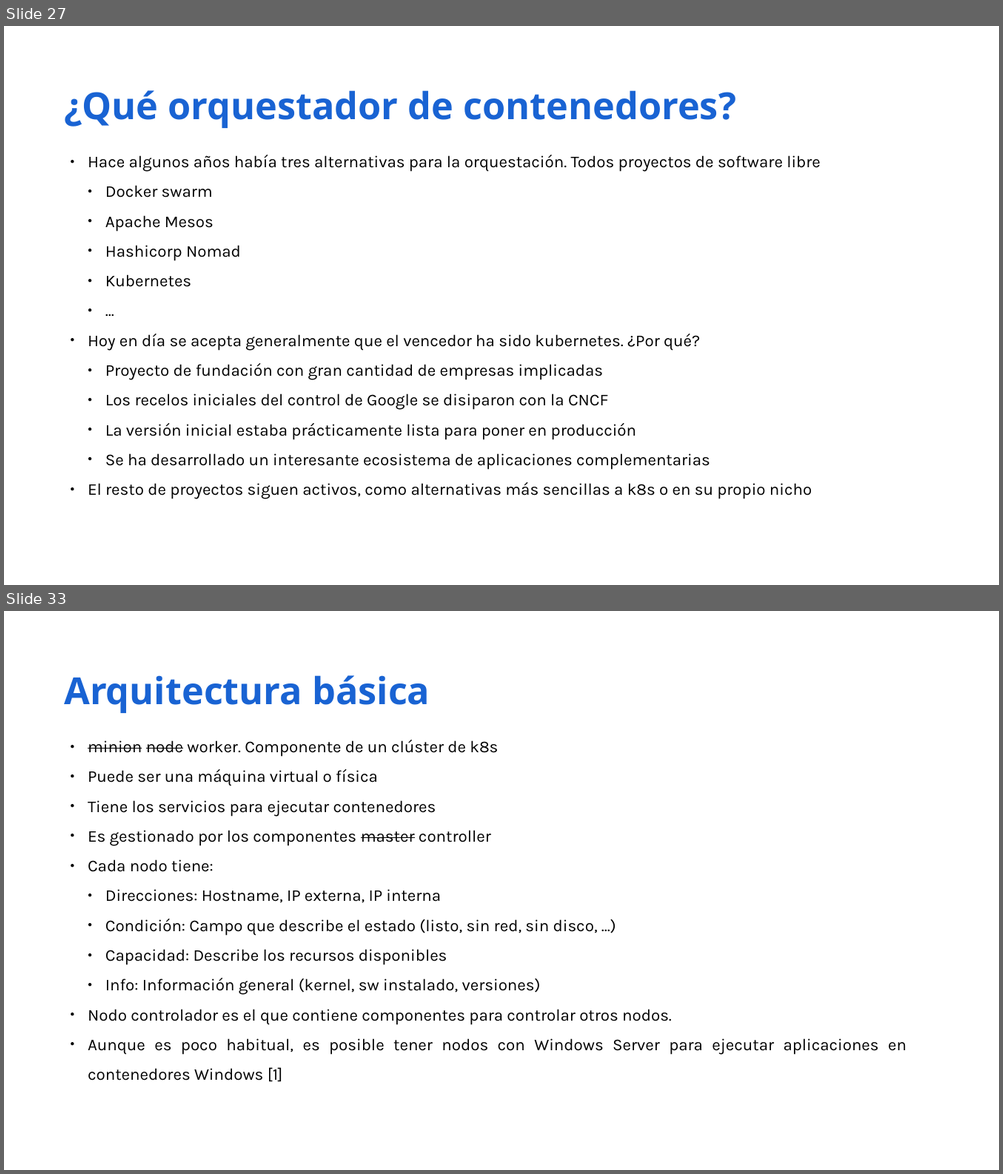
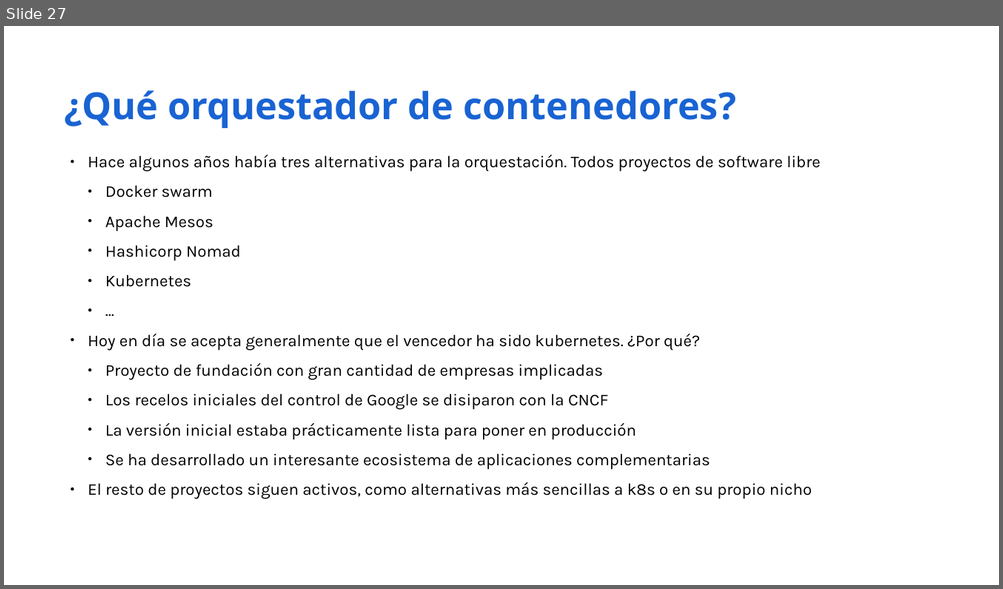
Before and after one commit to iesgn/kubernetes-storm, a slide deck: unidad1/presentacion_unidad1.odp. Shown one above the other, each under a label of ours: slides 27 and 33 before the commit, slide 27 after it; the slides between them are not shown. The pictures are 1003x1174 and 1003x589 pixels, drawn with LibreOffice and Linux fonts; fonts in the diff are those of the drawing. Boxes give left, top, right and bottom in pixels: in the first picture for what was removed or moved away, otherwise in the second. Text is boxed around its words. In the diff, an @@ line names an element or a change of style, - is before the commit and + after.

```diff
--- a/unidad1/presentacion_unidad1.odp
+++ b/unidad1/presentacion_unidad1.odp
@@ slide 33 removed at [4,611,999,1170], background #FFFFFF @@
@@ text removed at [64,675,430,713] @@
-Arquitectura básica
@@ text removed at [88,740,906,1082] @@
-● minion node worker. Componente de un clúster de k8s
-● Puede ser una máquina virtual o fı́sica
-● Tiene los servicios para ejecutar contenedores
-● Es gestionado por los componentes master controller
-● Cada nodo tiene:
-  ● Direcciones: Hostname, IP externa, IP interna
-  ● Condición: Campo que describe el estado (listo, sin red, sin disco, ...)
-  ● Capacidad: Describe los recursos disponibles
-  ● Info: Información general (kernel, sw instalado, versiones)
-● Nodo controlador es el que contiene componentes para controlar otros nodos.
-● Aunque es poco habitual, es posible tener nodos con Windows Server para ejecutar aplicaciones en contenedores Windows [1]
```
Also in this commit, not shown: 2 slides changed, 12 other slides removed, 42 other files.
